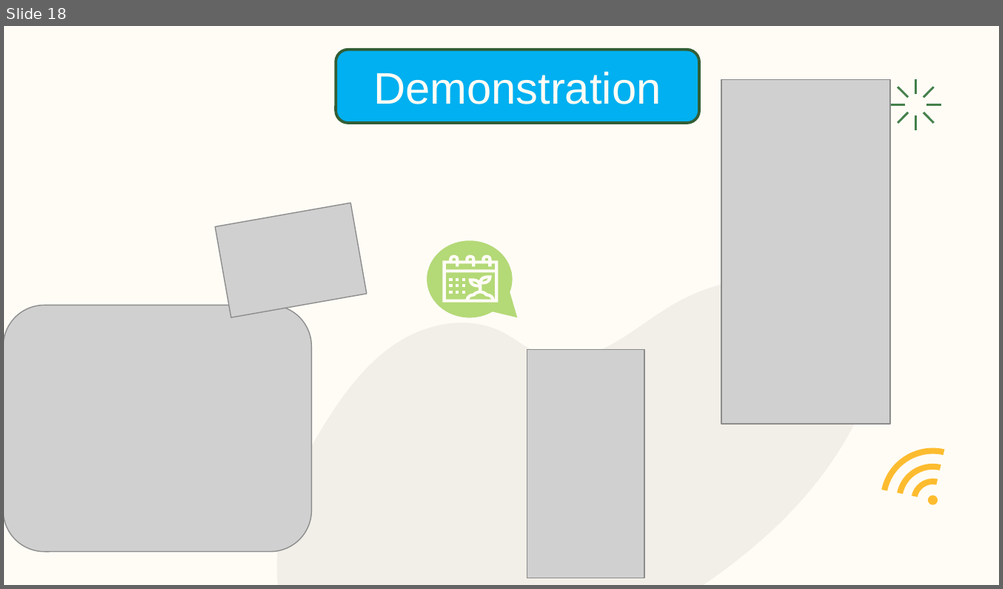
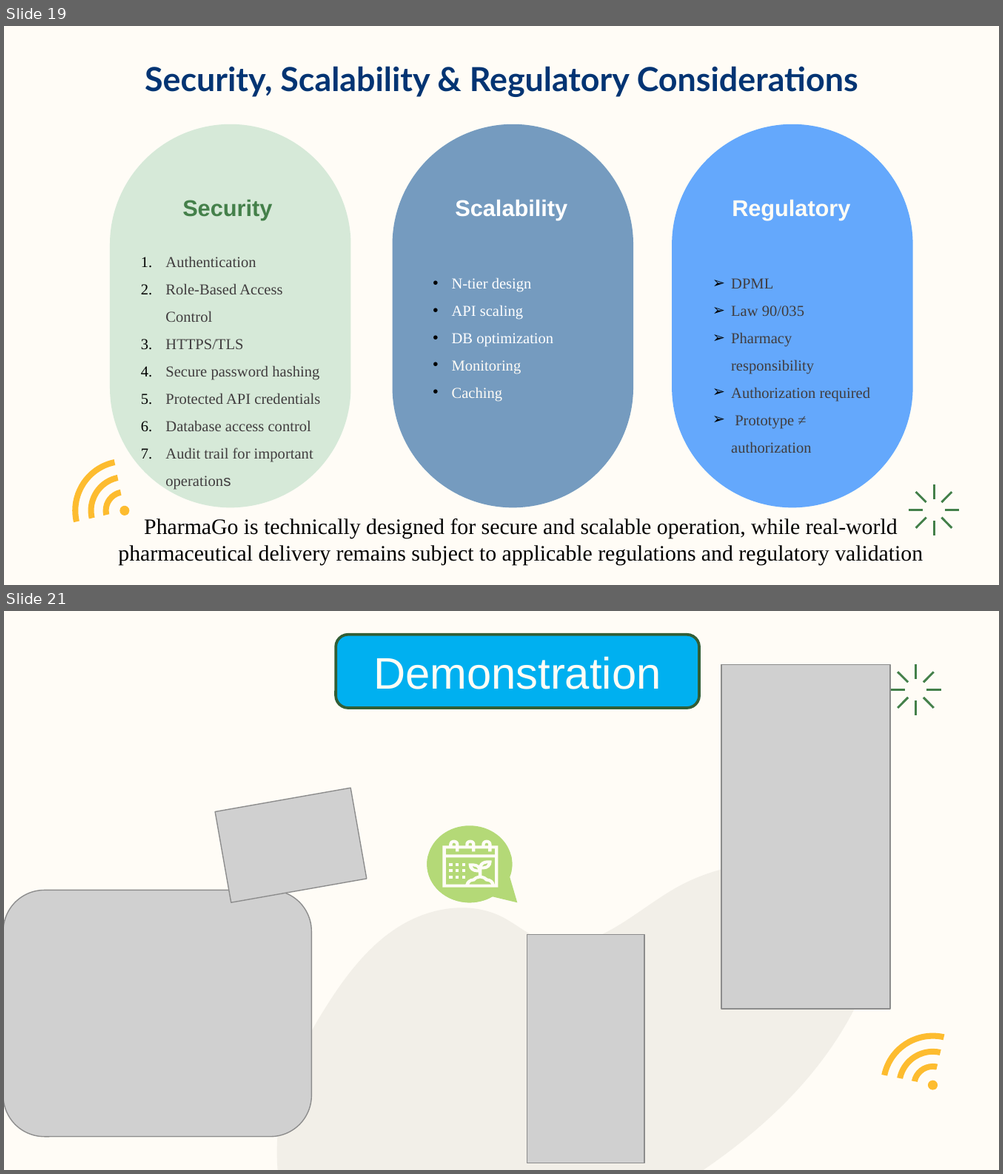
Before and after one commit to Nsan-237/PharmaGo, a slide deck: Pharma Finder.pptx. Shown one above the other, each under a label of ours: slide 18 before the commit, slides 19 and 21 after it; the slides between them are not shown. The pictures are 1003x589 and 1003x1174 pixels, drawn with LibreOffice and Linux fonts; fonts in the diff are those of the drawing; grey boxes stand for pictures. Boxes give left, top, right and bottom in pixels: in the first picture for what was removed or moved away, otherwise in the second. Text is boxed around its words. In the diff, an @@ line names an element or a change of style, - is before the commit and + after.

```diff
--- a/Pharma Finder.pptx
+++ b/Pharma Finder.pptx
@@ slide 19 added at bbox=[4, 26, 999, 585], background #FFFCF6 @@
@@ title added at bbox=[145, 66, 858, 97], 24 pt, text #023473, bold @@
+Security, Scalability & Regulatory Considerations
@@ rounded rectangle added at bbox=[109, 124, 350, 508], fill #D6E9D8 @@
@@ rounded rectangle added at bbox=[392, 124, 632, 508], fill #759BBF @@
@@ rounded rectangle added at bbox=[671, 124, 912, 508], fill #64A8FC @@
@@ text added at bbox=[182, 199, 272, 221], 16.5 pt, text #44804A, bold @@
+Security
@@ text added at bbox=[455, 199, 567, 221], 16.5 pt, text #FFFFFF, bold @@
+Scalability
@@ text added at bbox=[731, 199, 850, 221], 16.5 pt, text #FFFCF6, bold @@
+Regulatory
@@ text added at bbox=[165, 256, 313, 463], 11 pt, text #403C3E @@
+1. Authentication
+2. Role-Based Access Control
+3. HTTPS/TLS
+4. Secure password hashing
+5. Protected API credentials
+6. Database access control
+7. Audit trail for important operations
@@ text added at bbox=[452, 278, 553, 402], 11 pt, text #FFFFFF @@
+• N-tier design
+• API scaling
+• DB optimization
+• Monitoring
+• Caching
@@ text added at bbox=[731, 278, 871, 453], 11 pt, text #403C3E @@
+➢ DPML
+➢ Law 90/035
+➢ Pharmacy responsibility
+➢ Authorization required
+➢ Prototype ≠ authorization
@@ group added at bbox=[73, 460, 130, 523]: 4 freeform shapes @@
@@ group added at bbox=[908, 485, 959, 536]: 8 freeform shapes @@
@@ text added at bbox=[118, 519, 922, 565], 16 pt, text #000000 @@
+PharmaGo is technically designed for secure and scalable operation, while real-world pharmaceutical delivery remains subject to applicable regulations and regulatory validation
@@ what was slide 18 is now slide 21 @@
```
Also in this commit, not shown: 6 slides changed, 4 other slides added, 1 slide removed, 2 other files.
